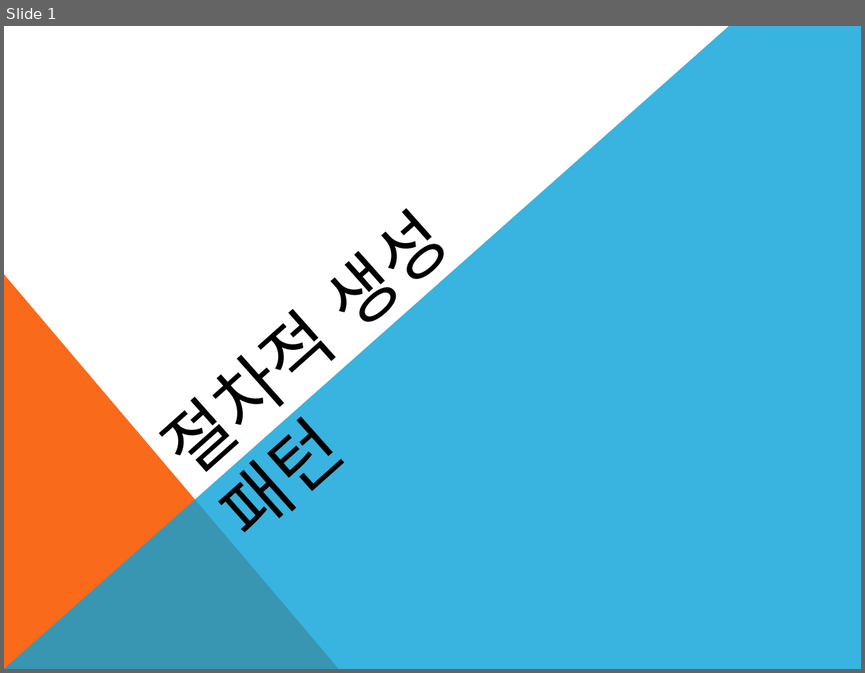
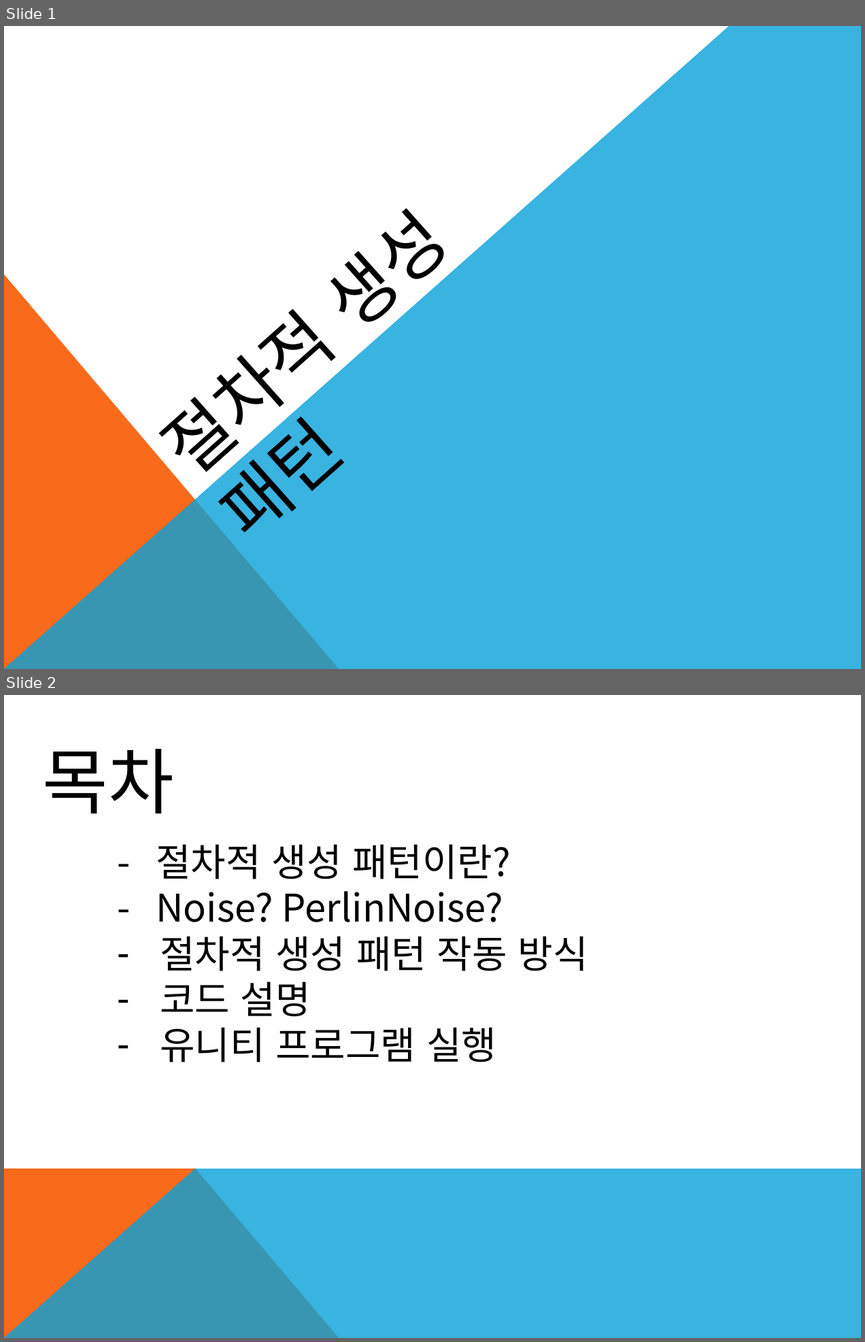
Before and after one commit to yhoneybee/2022Study, a slide deck: 영훈/절차적 생성 패턴.pptx. Shown one above the other, each under a label of ours: slide 1 before the commit, slides 1 and 2 after it. The pictures are 865x673 and 865x1342 pixels, drawn with LibreOffice and Linux fonts; fonts in the diff are those of the drawing. Boxes give left, top, right and bottom in pixels: in the first picture for what was removed or moved away, otherwise in the second. Text is boxed around its words. In the diff, an @@ line names an element or a change of style, - is before the commit and + after.

```diff
--- a/영훈/절차적 생성 패턴.pptx
+++ b/영훈/절차적 생성 패턴.pptx
@@ slide 2 added at [4, 695, 861, 1338], background #FFFFFF @@
@@ text added at [43, 749, 174, 814], 60 pt, text #000000 @@
+목차
@@ text added at [156, 844, 588, 1062], 32 pt, text #000000 @@
+- 절차적 생성 패턴이란?
+- Noise? PerlinNoise?
+– 절차적 생성 패턴 작동 방식
+– 코드 설명
+– 유니티 프로그램 실행
@@ freeform shape added at [4, 1168, 339, 1338], fill #F96A1B @@
@@ freeform shape added at [4, 1168, 861, 1338], fill #08A1D9 at 80% opacity @@
```
Also in this commit, not shown: 4 other slides added, 1 slide removed, 1 other file.
